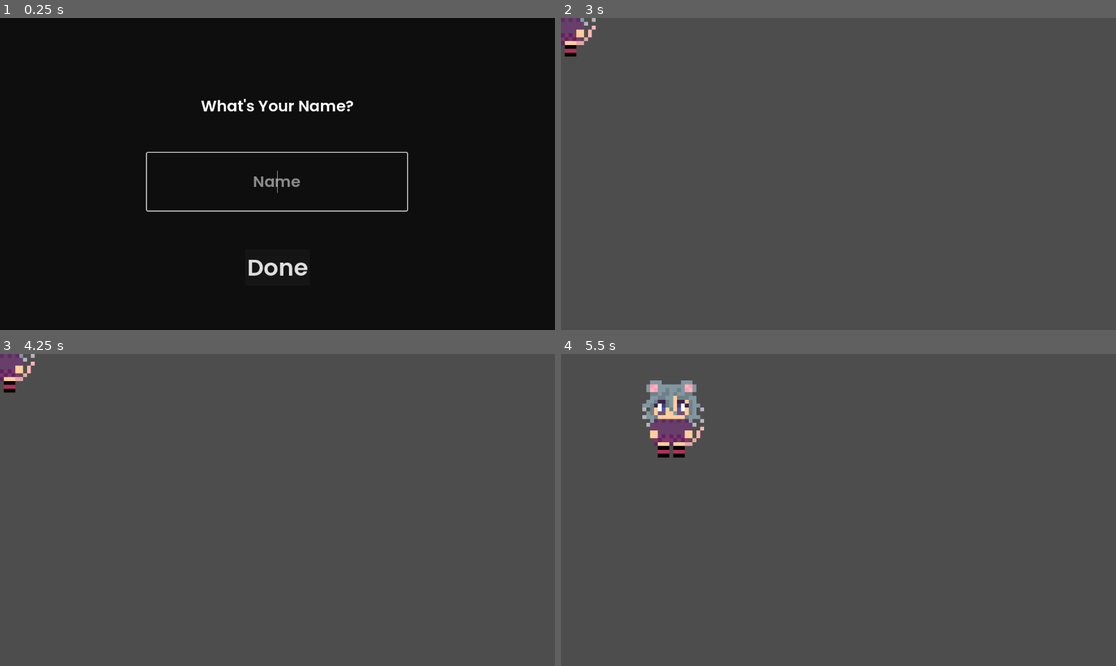
Above: before the commit, frames 1-4 (two rows, left to right).
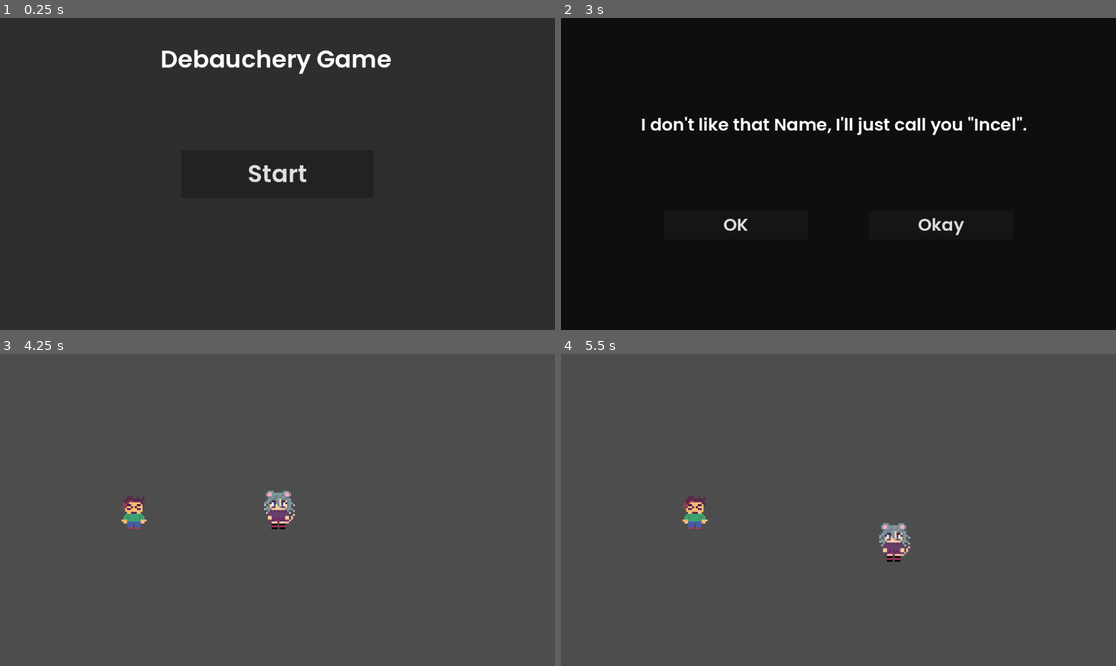
Above: after the commit, the same moments.

Repository: FlameDrone/Debauchery-Game
Game: Godot game, scene res://Scenes/Main_Screen_Scene.tscn
The game is run twice, just before and just after one commit, with the same random seed, the same clock (stepped at 60 frames per second) and the same inputs. Before the commit the project starts from res://Scenes/Name_Scene.tscn.
Inputs (mouse positions are in pixels of both pictures, inside the frame that each line leads up to):
- Up to frame 1 (0.25 s): no input
- Up to frame 2 (3 s): click "Done" (after the commit: "Start") at 0.5 s; click "Done" (after the commit: "Male") at 1.25 s; click (838, 180) at 2.02 s; type "Alex" at 2.1 s; click "Done" at 2.75 s
- Up to frame 3 (4.25 s): click (377, 559) at 3.5 s, where only the run after the commit has a clickable "Okay"
- Up to frame 4 (5.5 s): tap Enter at 4.25 s; hold Right (ui_right) 4.28-5.03 s; hold Down (ui_down) from 5.03 s (still down)

The runs differ from the first frame. In frame 1, 95% of the frame differs, in the area x 0-100%, y 0-100%; in frame 2, 100%; in frame 3, 1.3%; in frame 4, 2.8%.

Commit message:
Created a Test Demo
- Added a few more starting screens
- Added the possibility to fight 1 enemy
- Needs to be revamped for scalibilty

Diff:
--- /dev/null
+++ b/debauchery-game/Code/Gender_Scene_Code/Choice.gd
@@ -0,0 +1,13 @@
+extends Button
+
+#Code for the Gender Choice Buttons
+#The choice doesn't matter
+
+# On Scene Load
+func _ready() -> void:
+	self.pressed.connect(self._button_pressed)
+
+# On Button press
+# Accepts the Choice (It doesn't Matter)
+func _button_pressed():
+	get_tree().change_scene_to_file("res://Scenes/Name_Scene.tscn")
--- /dev/null
+++ b/debauchery-game/Code/Global_Data/Fight_Data.gd
@@ -0,0 +1,17 @@
+extends Node
+
+# A Global File used to save Information Pre and In Fight
+
+# Coordinates of the Player (only needs to be updated when entering a fight) [to come back to]
+var player_coords: Vector2 = Vector2.ZERO
+
+var enemy_name: String = ""
+var enemy: Node = null
+var enemy_lost: bool = false
+
+func reset_fight_information():
+	player_coords = Vector2.ZERO
+
+	enemy_name = ""
+	enemy = null
+	enemy_lost = false
--- /dev/null
+++ b/debauchery-game/Code/Incel_Name_Code/Okay.gd
@@ -0,0 +1,13 @@
+extends Button
+
+#Code for the Okay Button in the Incel Scene after the Name Scene
+#Doesn't Matter what Button you press
+
+# Called when the node enters the scene tree for the first time.
+func _ready() -> void:
+	self.pressed.connect(self._button_pressed)
+
+# On Button press
+# Switches currently to the Test_Scene
+func _button_pressed():
+	get_tree().change_scene_to_file("res://Scenes/Test_Scene.tscn")
--- /dev/null
+++ b/debauchery-game/Code/Main_Scene_Code/Start.gd
@@ -0,0 +1,12 @@
+extends Button
+
+#Code for the Start Button
+
+# On Scene Load
+func _ready() -> void:
+	self.pressed.connect(self._button_pressed)
+
+# On Button press
+# Starts the Game
+func _button_pressed():
+	get_tree().change_scene_to_file("res://Scenes/Gender_Scene.tscn")
--- a/debauchery-game/Code/Name_Scene_Code/Name_Field.gd
+++ b/debauchery-game/Code/Name_Scene_Code/Name_Field.gd
@@ -7,11 +7,11 @@
 	grab_focus()
 
 # When Pressing Enter
-# Changes the Scene (Currently to the test_scene) (same code as in Submit.gd)
-func _on_text_submitted(new_text: String) -> void:
+# Changes the Scene (Currently to the Incel_Name_Scene) (same code as in Name_Field.gd)
+func _button_pressed():
 	var player_data = get_node("/root/PlayerData")
 	if player_data.player_name.length() > 0:
-		get_tree().change_scene_to_file("res://Scenes/Test_Scene.tscn")
+		get_tree().change_scene_to_file("res://Scenes/Incel_Name_Scene.tscn")
 
 #When Input changes
 #Sets the Player-Name to the current input
--- a/debauchery-game/Code/Name_Scene_Code/Submit.gd
+++ b/debauchery-game/Code/Name_Scene_Code/Submit.gd
@@ -7,8 +7,8 @@
 	self.pressed.connect(self._button_pressed)
 
 # On Button press
-# Changes the Scene (Currently to the test_scene) (same code as in Name_Field.gd)
+# Changes the Scene (Currently to the Incel_Name_Scene) (same code as in Name_Field.gd)
 func _button_pressed():
 	var player_data = get_node("/root/PlayerData")
 	if player_data.player_name.length() > 0:
-		get_tree().change_scene_to_file("res://Scenes/Test_Scene.tscn")
+		get_tree().change_scene_to_file("res://Scenes/Incel_Name_Scene.tscn")
--- /dev/null
+++ b/debauchery-game/Code/Test_Fight_Scene_Code/Attack_Button.gd
@@ -0,0 +1,16 @@
+extends Node
+
+
+# Called when the node enters the scene tree for the first time.
+func _ready() -> void:
+	pass # Replace with function body.
+
+
+# Called every frame. 'delta' is the elapsed time since the previous frame.
+func _process(delta: float) -> void:
+	pass
+
+# When Attack Button is pressed Enemy dies and we come back to our test Scene
+func _on_pressed() -> void:
+	FightData.enemy_lost = true
+	get_tree().change_scene_to_file("res://Scenes/Test_Scene.tscn")
--- /dev/null
+++ b/debauchery-game/Code/Test_Fight_Scene_Code/KMS_Button.gd
@@ -0,0 +1,16 @@
+extends Button
+
+
+# Called when the node enters the scene tree for the first time.
+func _ready() -> void:
+	pass # Replace with function body.
+
+
+# Called every frame. 'delta' is the elapsed time since the previous frame.
+func _process(delta: float) -> void:
+	pass
+
+#Kills yourself
+func _on_pressed() -> void:
+	FightData.reset_fight_information();
+	get_tree().change_scene_to_file("res://Scenes/Main_Screen_Scene.tscn")
--- /dev/null
+++ b/debauchery-game/Code/Test_Fight_Scene_Code/Test_Fight_Scene_Load.gd
@@ -0,0 +1,13 @@
+extends Control
+
+
+# Called when the node enters the scene tree for the first time.
+func _ready() -> void:
+	#Sets the text on top of the Screen to the enemies Name
+	var name_enemy = get_node("Name_Enemy")
+	name_enemy.text = "[center] "+FightData.enemy_name+" [/center]"
+
+
+# Called every frame. 'delta' is the elapsed time since the previous frame.
+func _process(delta: float) -> void:
+	pass
--- a/debauchery-game/Code/Test_Scene_Code/Character_Movement.gd
+++ b/debauchery-game/Code/Test_Scene_Code/Character_Movement.gd
@@ -2,11 +2,14 @@
 
 #	This is the Code for the Movement of the Player Character
 #	Its only Prototypic, so open to changes
-#	[Currently only working with Arrowkeys]
 #
 #	Alright just testing if I managed to make github work properly :trol:
 
 const SPEED = 300.0
+
+func _ready() -> void:
+	self.position = FightData.player_coords
+	set_motion_mode(1)
 
 func _physics_process(_delta: float) -> void:
 
@@ -23,6 +26,5 @@
 		velocity.y = up_down * SPEED
 	else:
 		velocity.y = move_toward(velocity.y, 0, SPEED)
-
-
+	velocity = velocity*velocity.normalized().abs()
 	move_and_slide()
--- /dev/null
+++ b/debauchery-game/Code/Test_Scene_Code/Enemy.gd
@@ -0,0 +1,26 @@
+extends Area2D
+
+
+# Called when the node enters the scene tree for the first time.
+func _ready() -> void:
+	#Test if enemy lost currently not scaleable to multiple enemies on screen
+	if FightData.enemy_lost:
+		FightData.enemy_lost = false
+		self.queue_free()
+	pass # Replace with function body.
+
+
+# Called every frame. 'delta' is the elapsed time since the previous frame.
+func _process(delta: float) -> void:
+	pass
+
+# When Character collides with enemy, change to the fight scene and update character position to come back later
+func _on_body_entered(body: Node2D) -> void:
+	if(body.is_in_group("Character_Group")):
+		#Stops player from moving
+		body.velocity = Vector2.ZERO
+		#Saves the relevant Pre-Fight Information (enemy name needs to be updated later)
+		FightData.player_coords = body.position
+		FightData.enemy = self
+		FightData.enemy_name = "Dingus"
+		get_tree().change_scene_to_file("res://Scenes/Test_Fight_Scene.tscn")
--- /dev/null
+++ b/debauchery-game/Scenes/Empty_Scene.tscn
@@ -0,0 +1,3 @@
+[gd_scene format=3 uid="uid://b3oq6c4brl82v"]
+
+[node name="EmptyScene" type="Node2D"]
--- /dev/null
+++ b/debauchery-game/Scenes/Gender_Scene.tscn
@@ -0,0 +1,61 @@
+[gd_scene load_steps=3 format=3 uid="uid://dwxpx2d0fsxtp"]
+
+[ext_resource type="FontFile" uid="uid://wwy6h3mwrafb" path="res://Textures/Font/Test_Font.ttf" id="1_xvd3i"]
+[ext_resource type="Script" path="res://Code/Gender_Scene_Code/Choice.gd" id="2_wwnj5"]
+
+[node name="GenderScene" type="Control"]
+layout_mode = 3
+anchors_preset = 15
+anchor_right = 1.0
+anchor_bottom = 1.0
+grow_horizontal = 2
+grow_vertical = 2
+
+[node name="Background" type="ColorRect" parent="."]
+layout_mode = 0
+offset_right = 1152.0
+offset_bottom = 648.0
+color = Color(0.054902, 0.054902, 0.054902, 1)
+
+[node name="Gender_Question" type="RichTextLabel" parent="."]
+layout_mode = 0
+offset_left = 391.0
+offset_top = 50.0
+offset_right = 761.0
+offset_bottom = 110.0
+theme_override_fonts/normal_font = ExtResource("1_xvd3i")
+theme_override_font_sizes/normal_font_size = 32
+text = "What Gender are you?"
+
+[node name="Male_Button" type="Button" parent="."]
+layout_mode = 0
+offset_left = 426.0
+offset_top = 250.0
+offset_right = 726.0
+offset_bottom = 310.0
+theme_override_fonts/font = ExtResource("1_xvd3i")
+theme_override_font_sizes/font_size = 36
+text = "Male"
+script = ExtResource("2_wwnj5")
+
+[node name="Femlae_Button" type="Button" parent="."]
+layout_mode = 0
+offset_left = 426.0
+offset_top = 350.0
+offset_right = 726.0
+offset_bottom = 410.0
+theme_override_fonts/font = ExtResource("1_xvd3i")
+theme_override_font_sizes/font_size = 36
+text = "Female"
+script = ExtResource("2_wwnj5")
+
+[node name="Other_Button" type="Button" parent="."]
+layout_mode = 0
+offset_left = 426.0
+offset_top = 450.0
+offset_right = 726.0
+offset_bottom = 510.0
+theme_override_fonts/font = ExtResource("1_xvd3i")
+theme_override_font_sizes/font_size = 36
+text = "Other"
+script = ExtResource("2_wwnj5")
--- /dev/null
+++ b/debauchery-game/Scenes/Incel_Name_Scene.tscn
@@ -0,0 +1,49 @@
+[gd_scene load_steps=3 format=3 uid="uid://741k2rehgup7"]
+
+[ext_resource type="FontFile" uid="uid://wwy6h3mwrafb" path="res://Textures/Font/Test_Font.ttf" id="1_l1v8j"]
+[ext_resource type="Script" path="res://Code/Incel_Name_Code/Okay.gd" id="2_ej7es"]
+
+[node name="IncelNameScene" type="Control"]
+layout_mode = 3
+anchors_preset = 15
+anchor_right = 1.0
+anchor_bottom = 1.0
+grow_horizontal = 2
+grow_vertical = 2
+
+[node name="Background" type="ColorRect" parent="."]
+layout_mode = 0
+offset_right = 1152.0
+offset_bottom = 648.0
+color = Color(0.054902, 0.054902, 0.054902, 1)
+
+[node name="Incel_Text" type="RichTextLabel" parent="."]
+offset_left = 166.0
+offset_top = 196.0
+offset_right = 986.0
+offset_bottom = 251.0
+theme_override_fonts/normal_font = ExtResource("1_l1v8j")
+theme_override_font_sizes/normal_font_size = 36
+text = "I don't like that Name, I'll just call you \"Incel\"."
+
+[node name="OK_Button" type="Button" parent="."]
+layout_mode = 0
+offset_left = 213.0
+offset_top = 400.0
+offset_right = 513.0
+offset_bottom = 460.0
+theme_override_fonts/font = ExtResource("1_l1v8j")
+theme_override_font_sizes/font_size = 36
+text = "OK"
+script = ExtResource("2_ej7es")
+
+[node name="Okay_Button" type="Button" parent="."]
+layout_mode = 0
+offset_left = 639.0
+offset_top = 400.0
+offset_right = 939.0
+offset_bottom = 460.0
+theme_override_fonts/font = ExtResource("1_l1v8j")
+theme_override_font_sizes/font_size = 36
+text = "Okay"
+script = ExtResource("2_ej7es")
--- /dev/null
+++ b/debauchery-game/Scenes/Main_Screen_Scene.tscn
@@ -0,0 +1,39 @@
+[gd_scene load_steps=3 format=3 uid="uid://dqnldvvimmg61"]
+
+[ext_resource type="FontFile" uid="uid://wwy6h3mwrafb" path="res://Textures/Font/Test_Font.ttf" id="1_2ulk4"]
+[ext_resource type="Script" path="res://Code/Main_Scene_Code/Start.gd" id="2_n0byq"]
+
+[node name="MainScreenScene" type="Control"]
+layout_mode = 3
+anchors_preset = 15
+anchor_right = 1.0
+anchor_bottom = 1.0
+grow_horizontal = 2
+grow_vertical = 2
+
+[node name="Background" type="ColorRect" parent="."]
+layout_mode = 0
+offset_right = 1152.0
+offset_bottom = 648.0
+color = Color(0.180392, 0.180392, 0.180392, 1)
+
+[node name="Game_Name" type="RichTextLabel" parent="."]
+layout_mode = 0
+offset_left = 333.0
+offset_top = 50.0
+offset_right = 818.0
+offset_bottom = 122.0
+theme_override_fonts/normal_font = ExtResource("1_2ulk4")
+theme_override_font_sizes/normal_font_size = 50
+text = "Debauchery Game"
+
+[node name="Start_Button" type="Button" parent="."]
+layout_mode = 0
+offset_left = 376.0
+offset_top = 274.0
+offset_right = 776.0
+offset_bottom = 374.0
+theme_override_fonts/font = ExtResource("1_2ulk4")
+theme_override_font_sizes/font_size = 50
+text = "Start"
+script = ExtResource("2_n0byq")
--- a/debauchery-game/Scenes/Name_Scene.tscn
+++ b/debauchery-game/Scenes/Name_Scene.tscn
@@ -1,7 +1,7 @@
 [gd_scene load_steps=4 format=3 uid="uid://uqumauuheavw"]
 
 [ext_resource type="Script" path="res://Code/Name_Scene_Code/Name_Field.gd" id="1_groro"]
-[ext_resource type="FontFile" uid="uid://wwy6h3mwrafb" path="res://Textures/Font/Poppins-SemiBold.ttf" id="1_pnru2"]
+[ext_resource type="FontFile" uid="uid://wwy6h3mwrafb" path="res://Textures/Font/Test_Font.ttf" id="1_pnru2"]
 [ext_resource type="Script" path="res://Code/Name_Scene_Code/Submit.gd" id="3_7fa48"]
 
 [node name="NameScene" type="Control"]
--- /dev/null
+++ b/debauchery-game/Scenes/Test_Fight_Scene.tscn
@@ -0,0 +1,57 @@
+[gd_scene load_steps=5 format=3 uid="uid://0dsw0dj5x8as"]
+
+[ext_resource type="Script" path="res://Code/Test_Fight_Scene_Code/Test_Fight_Scene_Load.gd" id="1_bucxv"]
+[ext_resource type="Script" path="res://Code/Test_Fight_Scene_Code/KMS_Button.gd" id="1_u38xo"]
+[ext_resource type="FontFile" uid="uid://wwy6h3mwrafb" path="res://Textures/Font/Test_Font.ttf" id="2_p8cvk"]
+[ext_resource type="Script" path="res://Code/Test_Fight_Scene_Code/Attack_Button.gd" id="4_ivldg"]
+
+[node name="TestFightScene" type="Control"]
+layout_mode = 3
+anchors_preset = 15
+anchor_right = 1.0
+anchor_bottom = 1.0
+grow_horizontal = 2
+grow_vertical = 2
+script = ExtResource("1_bucxv")
+
+[node name="ColorRect" type="ColorRect" parent="."]
+layout_mode = 0
+offset_right = 1152.0
+offset_bottom = 648.0
+color = Color(0.117647, 0.117647, 0.117647, 1)
+
+[node name="Name_Enemy" type="RichTextLabel" parent="."]
+layout_mode = 0
+offset_top = 50.0
+offset_right = 1152.0
+offset_bottom = 149.0
+theme_override_fonts/normal_font = ExtResource("2_p8cvk")
+theme_override_font_sizes/normal_font_size = 70
+bbcode_enabled = true
+text = "[center] Text [/center] "
+fit_content = true
+
+[node name="KMS_Button" type="Button" parent="."]
+layout_mode = 0
+offset_left = 496.0
+offset_top = 489.0
+offset_right = 656.0
+offset_bottom = 559.0
+theme_override_fonts/font = ExtResource("2_p8cvk")
+theme_override_font_sizes/font_size = 40
+text = "KMS!"
+script = ExtResource("1_u38xo")
+
+[node name="Attack_Button" type="Button" parent="."]
+layout_mode = 0
+offset_left = 496.0
+offset_top = 389.0
+offset_right = 656.0
+offset_bottom = 459.0
+theme_override_fonts/font = ExtResource("2_p8cvk")
+theme_override_font_sizes/font_size = 40
+text = "Attack!"
+script = ExtResource("4_ivldg")
+
+[connection signal="pressed" from="KMS_Button" to="KMS_Button" method="_on_pressed"]
+[connection signal="pressed" from="Attack_Button" to="Attack_Button" method="_on_pressed"]
--- a/debauchery-game/Scenes/Test_Scene.tscn
+++ b/debauchery-game/Scenes/Test_Scene.tscn
@@ -1,19 +1,41 @@
-[gd_scene load_steps=4 format=3 uid="uid://cdsgbvx03ycf6"]
+[gd_scene load_steps=7 format=3 uid="uid://cdsgbvx03ycf6"]
 
 [ext_resource type="Script" path="res://Code/Test_Scene_Code/Character_Movement.gd" id="1_qmnno"]
 [ext_resource type="Texture2D" uid="uid://cmtkc4s3n5yee" path="res://Textures/Character/Mouse_girl.png" id="2_qexao"]
+[ext_resource type="Texture2D" uid="uid://dgr7cnmidujlb" path="res://Textures/Character/Dingus.webp" id="3_wm4j2"]
+[ext_resource type="Script" path="res://Code/Test_Scene_Code/Enemy.gd" id="3_x33rg"]
 
 [sub_resource type="CapsuleShape2D" id="CapsuleShape2D_2x6al"]
 
+[sub_resource type="RectangleShape2D" id="RectangleShape2D_74v6e"]
+
 [node name="TestScene" type="Node2D"]
 
-[node name="CharacterBody2D" type="CharacterBody2D" parent="."]
+[node name="Camera" type="Camera2D" parent="."]
+zoom = Vector2(0.5, 0.5)
+
+[node name="Character" type="CharacterBody2D" parent="." groups=["Character_Group"]]
 script = ExtResource("1_qmnno")
 
-[node name="CollisionShape2D" type="CollisionShape2D" parent="CharacterBody2D"]
+[node name="Character_Colison" type="CollisionShape2D" parent="Character"]
 scale = Vector2(5, 5.5)
 shape = SubResource("CapsuleShape2D_2x6al")
 
-[node name="Sprite2D" type="Sprite2D" parent="CharacterBody2D"]
+[node name="Character_Sprite" type="Sprite2D" parent="Character"]
 scale = Vector2(0.5, 0.5)
 texture = ExtResource("2_qexao")
+
+[node name="Test_Enemy" type="Area2D" parent="." groups=["Enemy_Group"]]
+position = Vector2(-600, 0)
+script = ExtResource("3_x33rg")
+
+[node name="Test_Enemy_Sprite" type="Sprite2D" parent="Test_Enemy"]
+scale = Vector2(0.5, 0.5)
+texture = ExtResource("3_wm4j2")
+
+[node name="Test_Enemy_Colison" type="CollisionShape2D" parent="Test_Enemy"]
+position = Vector2(0, 8)
+scale = Vector2(5.5, 7)
+shape = SubResource("RectangleShape2D_74v6e")
+
+[connection signal="body_entered" from="Test_Enemy" to="Test_Enemy" method="_on_body_entered"]
--- a/debauchery-game/project.godot
+++ b/debauchery-game/project.godot
@@ -11,13 +11,54 @@
 [application]
 
 config/name="Debauchery-Game"
-run/main_scene="res://Scenes/Name_Scene.tscn"
+run/main_scene="res://Scenes/Main_Screen_Scene.tscn"
 config/features=PackedStringArray("4.3", "GL Compatibility")
 config/icon="res://Textures/Character/icon.svg"
 
 [autoload]
 
 PlayerData="*res://Code/Global_Data/Player_Data.gd"
+FightData="*res://Code/Global_Data/Fight_Data.gd"
+
+[global_group]
+
+Character_Group="Group of the Main Character"
+Enemy_Group="Enemy_Group"
+
+[input]
+
+ui_left={
+"deadzone": 0.5,
+"events": [Object(InputEventKey,"resource_local_to_scene":false,"resource_name":"","device":0,"window_id":0,"alt_pressed":false,"shift_pressed":false,"ctrl_pressed":false,"meta_pressed":false,"pressed":false,"keycode":4194319,"physical_keycode":0,"key_label":0,"unicode":0,"location":0,"echo":false,"script":null)
+, Object(InputEventJoypadButton,"resource_local_to_scene":false,"resource_name":"","device":0,"button_index":13,"pressure":0.0,"pressed":false,"script":null)
+, Object(InputEventJoypadMotion,"resource_local_to_scene":false,"resource_name":"","device":0,"axis":0,"axis_value":-1.0,"script":null)
+, Object(InputEventKey,"resource_local_to_scene":false,"resource_name":"","device":-1,"window_id":0,"alt_pressed":false,"shift_pressed":false,"ctrl_pressed":false,"meta_pressed":false,"pressed":false,"keycode":0,"physical_keycode":65,"key_label":0,"unicode":97,"location":0,"echo":false,"script":null)
+]
+}
+ui_right={
+"deadzone": 0.5,
+"events": [Object(InputEventKey,"resource_local_to_scene":false,"resource_name":"","device":0,"window_id":0,"alt_pressed":false,"shift_pressed":false,"ctrl_pressed":false,"meta_pressed":false,"pressed":false,"keycode":4194321,"physical_keycode":0,"key_label":0,"unicode":0,"location":0,"echo":false,"script":null)
+, Object(InputEventJoypadButton,"resource_local_to_scene":false,"resource_name":"","device":0,"button_index":14,"pressure":0.0,"pressed":false,"script":null)
+, Object(InputEventJoypadMotion,"resource_local_to_scene":false,"resource_name":"","device":0,"axis":0,"axis_value":1.0,"script":null)
+, Object(InputEventKey,"resource_local_to_scene":false,"resource_name":"","device":-1,"window_id":0,"alt_pressed":false,"shift_pressed":false,"ctrl_pressed":false,"meta_pressed":false,"pressed":false,"keycode":0,"physical_keycode":68,"key_label":0,"unicode":100,"location":0,"echo":false,"script":null)
+]
+}
+ui_up={
+"deadzone": 0.5,
+"events": [Object(InputEventKey,"resource_local_to_scene":false,"resource_name":"","device":0,"window_id":0,"alt_pressed":false,"shift_pressed":false,"ctrl_pressed":false,"meta_pressed":false,"pressed":false,"keycode":4194320,"physical_keycode":0,"key_label":0,"unicode":0,"location":0,"echo":false,"script":null)
+, Object(InputEventJoypadButton,"resource_local_to_scene":false,"resource_name":"","device":0,"button_index":11,"pressure":0.0,"pressed":false,"script":null)
+, Object(InputEventJoypadMotion,"resource_local_to_scene":false,"resource_name":"","device":0,"axis":1,"axis_value":-1.0,"script":null)
+, Object(InputEventKey,"resource_local_to_scene":false,"resource_name":"","device":-1,"window_id":0,"alt_pressed":false,"shift_pressed":false,"ctrl_pressed":false,"meta_pressed":false,"pressed":false,"keycode":0,"physical_keycode":87,"key_label":0,"unicode":119,"location":0,"echo":false,"script":null)
+]
+}
+ui_down={
+"deadzone": 0.5,
+"events": [Object(InputEventKey,"resource_local_to_scene":false,"resource_name":"","device":0,"window_id":0,"alt_pressed":false,"shift_pressed":false,"ctrl_pressed":false,"meta_pressed":false,"pressed":false,"keycode":4194322,"physical_keycode":0,"key_label":0,"unicode":0,"location":0,"echo":false,"script":null)
+, Object(InputEventJoypadButton,"resource_local_to_scene":false,"resource_name":"","device":0,"button_index":12,"pressure":0.0,"pressed":false,"script":null)
+, Object(InputEventJoypadMotion,"resource_local_to_scene":false,"resource_name":"","device":0,"axis":1,"axis_value":1.0,"script":null)
+, Object(InputEventKey,"resource_local_to_scene":false,"resource_name":"","device":-1,"window_id":0,"alt_pressed":false,"shift_pressed":false,"ctrl_pressed":false,"meta_pressed":false,"pressed":false,"keycode":0,"physical_keycode":83,"key_label":0,"unicode":115,"location":0,"echo":false,"script":null)
+]
+}
 
 [rendering]
 
Binary file added: debauchery-game/Textures/Character/Dingus.webp
Not shown, added: debauchery-game/Textures/Character/Dingus.webp.import
Renamed: debauchery-game/Textures/Font/Poppins-SemiBold.ttf -> debauchery-game/Textures/Font/Test_Font.ttf
Not shown, changed: debauchery-game/Textures/Font/Test_Font.ttf.import
